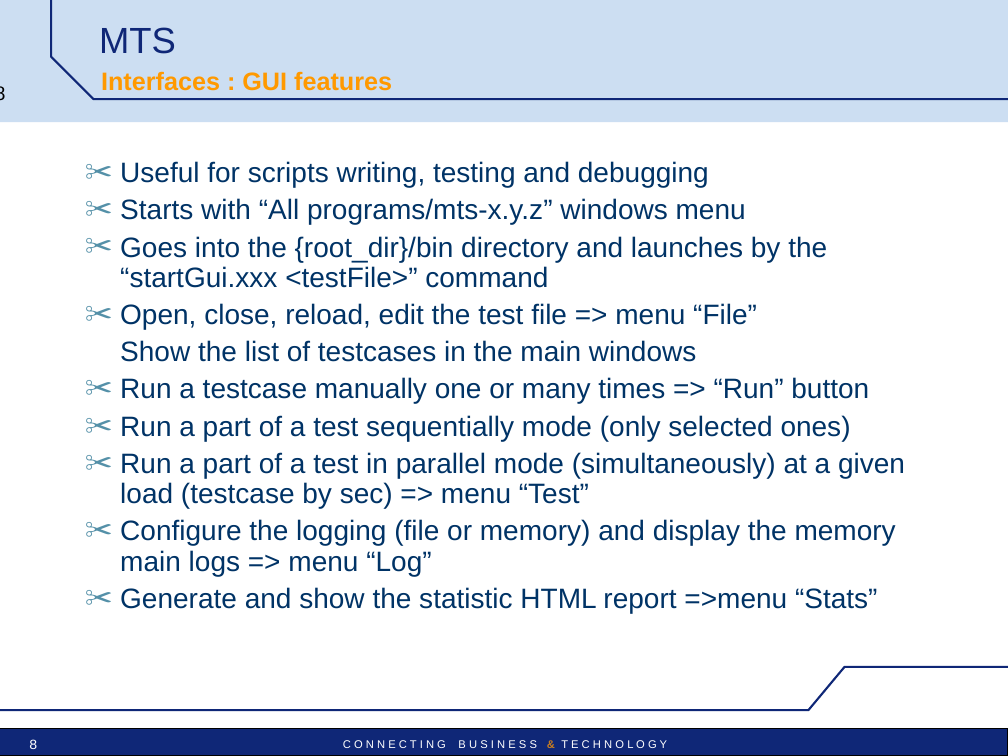
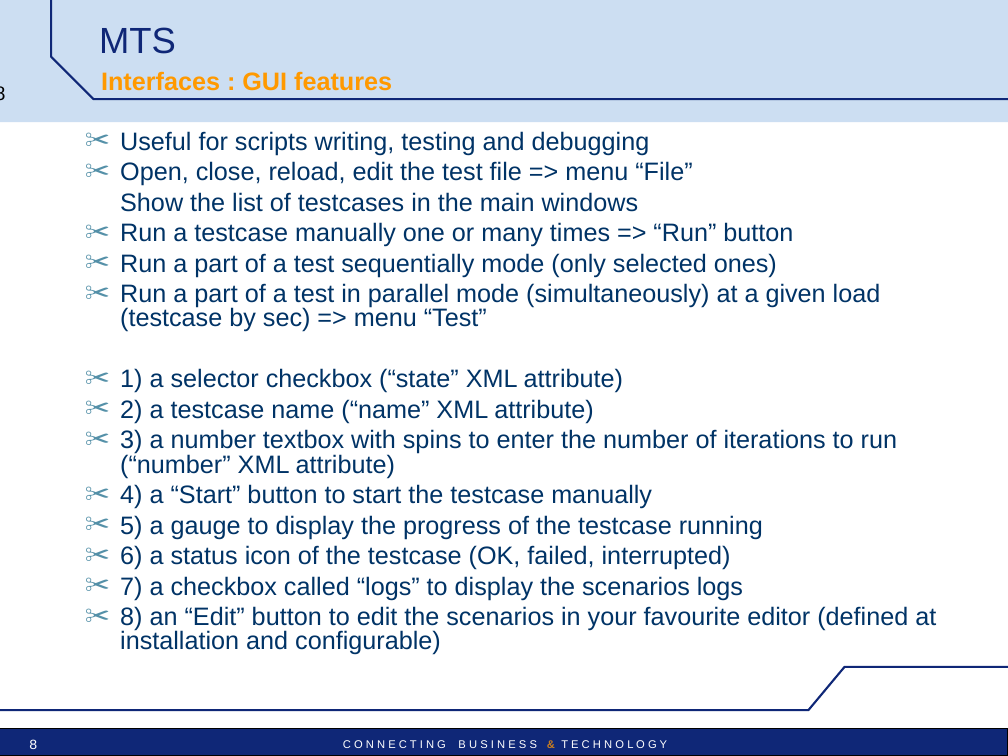
Before and after one commit to vu3mmg/mts-project, a slide deck: slide 8 of trunk/mts/src/main/doc/MTS_pres_technical.ppt. Drawn at 1008x756 pixels with LibreOffice and Linux fonts; fonts in the diff are those of the drawing; background and template pictures are left out. Boxes give left, top, right and bottom in pixels: in the first picture for what was removed or moved away, otherwise in the second. Text is boxed around its words. In the diff, an @@ line names an element or a change of style, - is before the commit and + after.

```diff
--- a/trunk/mts/src/main/doc/MTS_pres_technical.ppt
+++ b/trunk/mts/src/main/doc/MTS_pres_technical.ppt
@@ text "Useful for scripts writing, testing ...": place and size @@
-text "Useful for scripts writing, testing ..." at box(120, 161, 905, 613)
+text "Useful for scripts writing, testing ..." at box(120, 131, 936, 655)
@@ text at box(120, 131, 881, 332): size 20 to 18 pt in "Useful for scripts writing, testing and debugging", "Open, close, reload, edit the test file ...", "Show the list of testcases in the ...", "Run a testcase manually one or many ..." and 2 more places; line spacing 0.9 to 0.8 @@
@@ text at box(120, 198, 827, 288): paragraphs removed @@
-✂ Starts with “All programs/mts-x.y.z” windows menu
-✂ Goes into the {root_dir}/bin directory and launches by the “startGui.xxx <testFile>” command
@@ text at box(120, 368, 936, 655): text changed; size 20 to 18 pt @@
-✂ Configure the logging (file or memory) and display the memory main logs => menu “Log”
-✂ Generate and show the statistic HTML report =>menu “Stats”
+✂ 1) a selector checkbox (“state” XML attribute)
+✂ 2) a testcase name (“name” XML attribute)
+✂ 3) a number textbox with spins to enter the number of iterations to run (“number” XML attribute)
+✂ 4) a “Start” button to start the testcase manually
+✂ 5) a gauge to display the progress of the testcase running
+✂ 6) a status icon of the testcase (OK, failed, interrupted)
+✂ 7) a checkbox called “logs” to display the scenarios logs
+✂ 8) an “Edit” button to edit the scenarios in your favourite editor (defined at installation and configurable)
```
